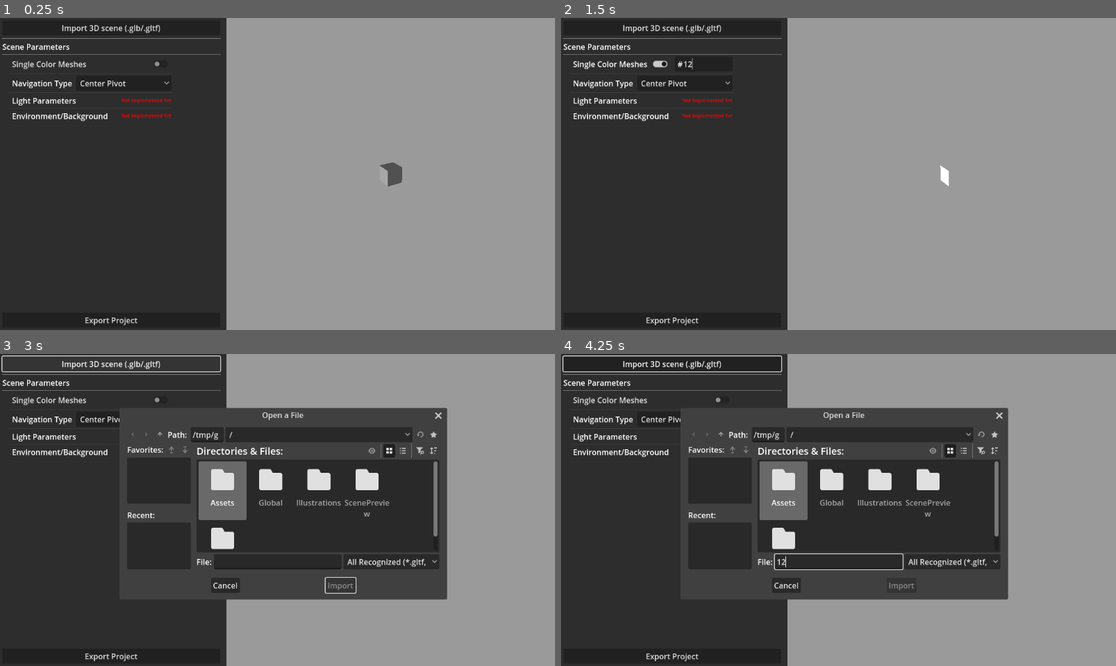
Above: before the commit, frames 1-4 (two rows, left to right).
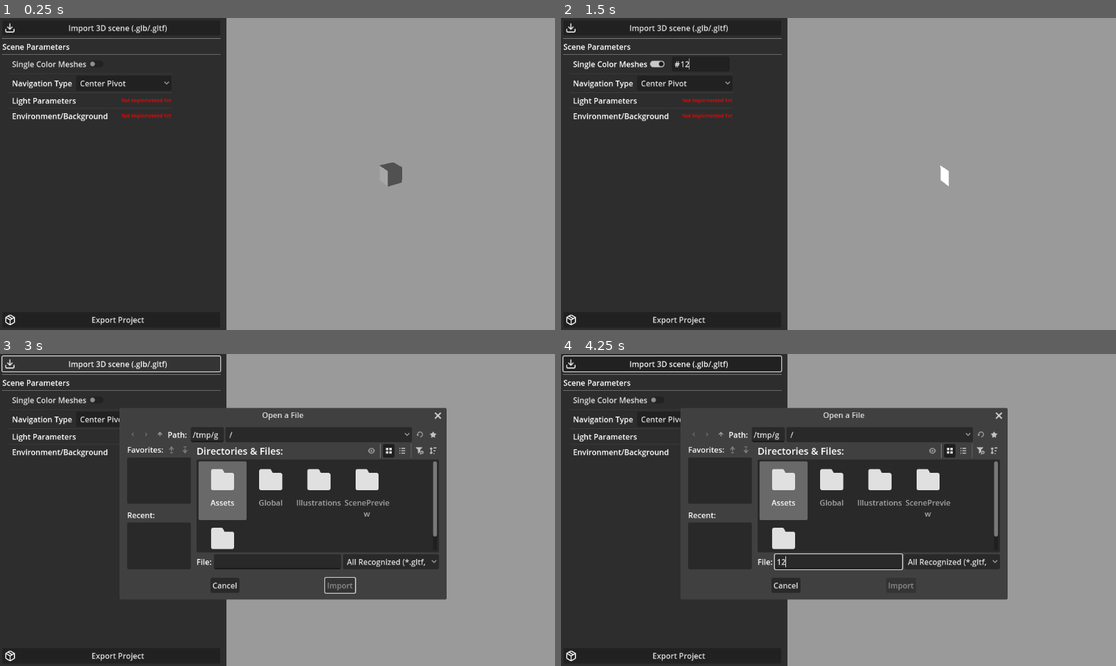
Above: after the commit, the same moments.

Repository: turboseb/html5-3dmodel-viewer
Game: Godot game, scene res://main_scene.tscn
Two runs of this game, one before a commit and one after it. Both use one fixed random seed, a clock stepped at 60 frames per second and the inputs below.
Inputs (mouse positions are in pixels of both pictures, inside the frame that each line leads up to):
- Up to frame 1 (0.25 s): no input
- Up to frame 2 (1.5 s): click "Single Color Meshes" at 0.5 s; click (699, 64) at 1.27 s; type "12" at 1.35 s
- Up to frame 3 (3 s): click "Single Color Meshes" at 2 s; click "Import 3D scene (.glb/.gltf)" at 2.75 s
- Up to frame 4 (4.25 s): click (838, 563) at 3.52 s; type "12" at 3.6 s

The runs differ from the first frame. In frame 1, 0.5% of the frame differs, in the area x 0-31%, y 1-99%; in frame 2, 0.6%; in frame 3, 1.0%, in the area x 0-81%, y 1-99%; in frame 4, 1.0%.

Commit message:
added button icons for readability

Diff:
--- /dev/null
+++ b/Assets/Icons/download.svg
@@ -0,0 +1 @@
+<svg xmlns="http://www.w3.org/2000/svg" width="24" height="24" viewBox="0 0 24 24" fill="none" stroke="white" stroke-width="2" stroke-linecap="round" stroke-linejoin="round" class="feather feather-download"><path d="M21 15v4a2 2 0 0 1-2 2H5a2 2 0 0 1-2-2v-4"></path><polyline points="7 10 12 15 17 10"></polyline><line x1="12" y1="15" x2="12" y2="3"></line></svg>
--- /dev/null
+++ b/Assets/Icons/globe.svg
@@ -0,0 +1 @@
+<svg xmlns="http://www.w3.org/2000/svg" width="24" height="24" viewBox="0 0 24 24" fill="none" stroke="white" stroke-width="2" stroke-linecap="round" stroke-linejoin="round" class="feather feather-globe"><circle cx="12" cy="12" r="10"></circle><line x1="2" y1="12" x2="22" y2="12"></line><path d="M12 2a15.3 15.3 0 0 1 4 10 15.3 15.3 0 0 1-4 10 15.3 15.3 0 0 1-4-10 15.3 15.3 0 0 1 4-10z"></path></svg>
--- /dev/null
+++ b/Assets/Icons/package.svg
@@ -0,0 +1 @@
+<svg xmlns="http://www.w3.org/2000/svg" width="24" height="24" viewBox="0 0 24 24" fill="none" stroke="white" stroke-width="2" stroke-linecap="round" stroke-linejoin="round" class="feather feather-package"><line x1="16.5" y1="9.4" x2="7.5" y2="4.21"></line><path d="M21 16V8a2 2 0 0 0-1-1.73l-7-4a2 2 0 0 0-2 0l-7 4A2 2 0 0 0 3 8v8a2 2 0 0 0 1 1.73l7 4a2 2 0 0 0 2 0l7-4A2 2 0 0 0 21 16z"></path><polyline points="3.27 6.96 12 12.01 20.73 6.96"></polyline><line x1="12" y1="22.08" x2="12" y2="12"></line></svg>
--- /dev/null
+++ b/Assets/Icons/sun.svg
@@ -0,0 +1 @@
+<svg xmlns="http://www.w3.org/2000/svg" width="24" height="24" viewBox="0 0 24 24" fill="none" stroke="white" stroke-width="2" stroke-linecap="round" stroke-linejoin="round" class="feather feather-sun"><circle cx="12" cy="12" r="5"></circle><line x1="12" y1="1" x2="12" y2="3"></line><line x1="12" y1="21" x2="12" y2="23"></line><line x1="4.22" y1="4.22" x2="5.64" y2="5.64"></line><line x1="18.36" y1="18.36" x2="19.78" y2="19.78"></line><line x1="1" y1="12" x2="3" y2="12"></line><line x1="21" y1="12" x2="23" y2="12"></line><line x1="4.22" y1="19.78" x2="5.64" y2="18.36"></line><line x1="18.36" y1="5.64" x2="19.78" y2="4.22"></line></svg>
--- a/main_scene.tscn
+++ b/main_scene.tscn
@@ -1,10 +1,12 @@
-[gd_scene load_steps=13 format=3 uid="uid://cltrgb6txkvd0"]
+[gd_scene load_steps=15 format=3 uid="uid://cltrgb6txkvd0"]
 
 [ext_resource type="Script" uid="uid://yoa6e75uq1qn" path="res://UI/gltf_importer.gd" id="1_gyfs4"]
 [ext_resource type="Script" uid="uid://coy6krpuead4" path="res://ScenePreview/scene_preview.gd" id="2_d5x1h"]
+[ext_resource type="Texture2D" uid="uid://chbi13xm4i6v0" path="res://Assets/Icons/download.svg" id="2_nfk4m"]
 [ext_resource type="Script" uid="uid://b6x08vv53ggsv" path="res://ScenePreview/camera.gd" id="3_8mm7a"]
 [ext_resource type="Script" uid="uid://b4cqladeuj816" path="res://UI/3dview_container.gd" id="3_hq1ik"]
 [ext_resource type="Script" uid="uid://dm5th6qty0v2u" path="res://UI/scene_parameters.gd" id="3_nfk4m"]
+[ext_resource type="Texture2D" uid="uid://crgym481a5gf5" path="res://Assets/Icons/package.svg" id="4_66tet"]
 [ext_resource type="Script" uid="uid://onffrhq1ujr" path="res://ScenePreview/material_setter.gd" id="6_nfk4m"]
 
 [sub_resource type="StyleBoxFlat" id="StyleBoxFlat_d5x1h"]
@@ -99,7 +101,9 @@
 [node name="ImportButton" type="Button" parent="SplitContainer/Panel/MarginContainer/BoxContainer"]
 layout_mode = 2
 text = "Import 3D scene (.glb/.gltf)"
+icon = ExtResource("2_nfk4m")
 autowrap_mode = 2
+expand_icon = true
 
 [node name="HSeparator" type="HSeparator" parent="SplitContainer/Panel/MarginContainer/BoxContainer"]
 layout_mode = 2
@@ -138,7 +142,6 @@
 
 [node name="SingleColorButton" type="CheckButton" parent="SplitContainer/Panel/MarginContainer/BoxContainer/ParametersContainer/BoxContainer/SingleColorContainer"]
 layout_mode = 2
-size_flags_horizontal = 3
 size_flags_vertical = 4
 focus_mode = 0
 text = "Single Color Meshes"
@@ -276,6 +279,7 @@
 layout_mode = 2
 size_flags_vertical = 10
 text = "Export Project"
+icon = ExtResource("4_66tet")
 autowrap_mode = 2
 
 [node name="Control" type="Control" parent="SplitContainer" node_paths=PackedStringArray("camera_pivot", "split_container")]
--- a/project.godot
+++ b/project.godot
@@ -11,6 +11,7 @@
 [application]
 
 config/name="3D Scene Packer"
+config/tags=PackedStringArray("tool")
 run/main_scene="uid://cltrgb6txkvd0"
 config/features=PackedStringArray("4.5", "Forward Plus")
 boot_splash/image="uid://bailuw6yxce7r"
Not shown, added: Assets/Icons/download.svg.import
Not shown, added: Assets/Icons/globe.svg.import
Not shown, added: Assets/Icons/package.svg.import
Not shown, added: Assets/Icons/sun.svg.import
